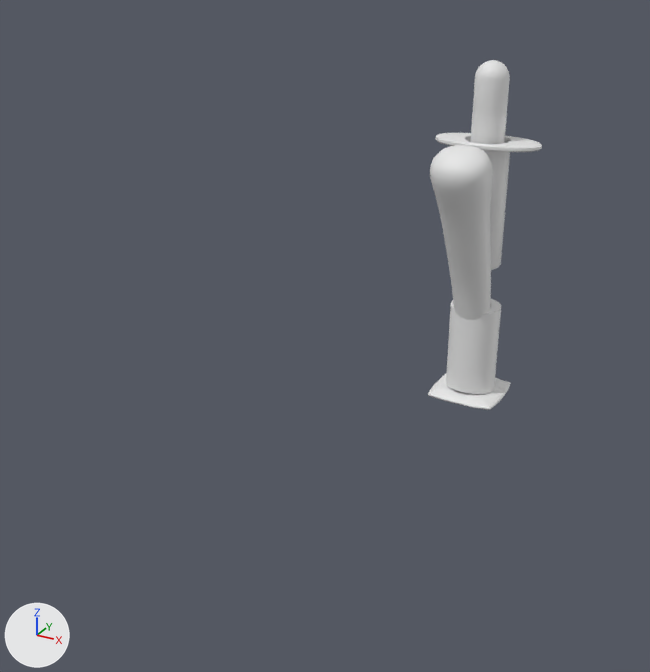
Before and after pictures for a commit that changed the glTF model public/models/kit.glb.
One viewpoint serves both versions: a camera (50 mm lens) standing at (10.9, -32.3, 17.2) and looking at (-0.4, -11.8, 6.9). Lighting does not change. The marker at lower left points along +X, +Y and +Z. The first picture is the older version.

In view in the first picture: 'Cannula', 'Finger', 'Holder', 'Label', 'TubeGlass', 'Wipe'.
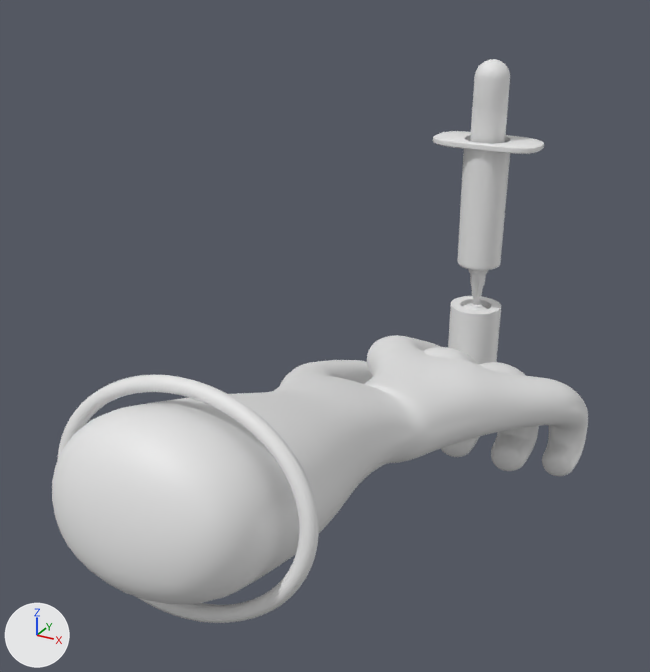
Pixel boxes (x1, y1, x2, y2) of what changed, in the pictures (650 x 672 px):
'Hand', added: after (52, 335, 588, 604)
'HandCuff', added: after (57, 375, 319, 623)
'Finger', deleted: before (430, 145, 493, 321)

The change in detail:
Mesh me_handcuff is new.
It has 768 vertices, 1536 faces and spans x -0.83..4.92, y -22.43..-20.97, z 5.99..10.13.
Mesh me_hand is new.
It has 11970 vertices, 23936 faces and spans x -3.1..6.1, y -23.5..-0.3, z 0.4..9.8.
Object 'Finger' (ob_finger) is deleted.
Object 'HandCuff' (ob_handcuff) is new; it shows me_handcuff.
Its location is (0.0, 0.0, 0.0).
Object 'Hand' (ob_hand) is new; it shows me_hand.
Its location is (0.0, 0.0, 0.0).
